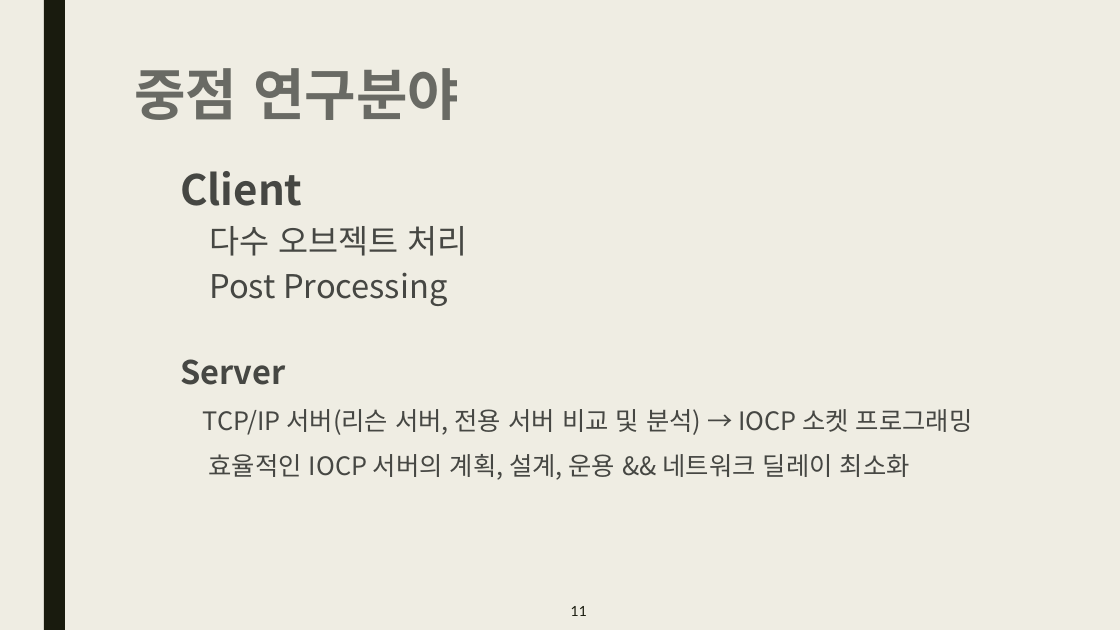
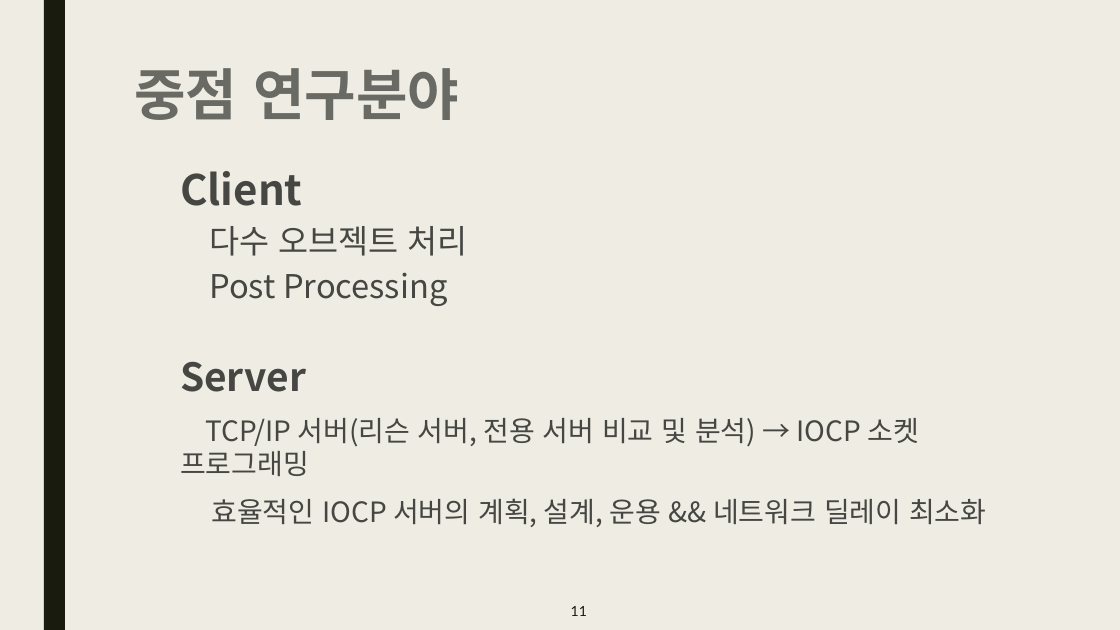
Before and after one commit to Kim2Kang/Documents, a slide deck: slide 11 of 제안서/발표용 제안서/Legend Of Doodle_김나단_김선필_강태규_1.6.0ver.pptx. Drawn at 1120x630 pixels with LibreOffice and Linux fonts; fonts in the diff are those of the drawing; background and template pictures are left out. Boxes give left, top, right and bottom in pixels: in the first picture for what was removed or moved away, otherwise in the second. Text is boxed around its words. In the diff, an @@ line names an element or a change of style, - is before the commit and + after.

Commit message:
제작 기간 계획 업데이트

```diff
--- a/제안서/발표용 제안서/Legend Of Doodle_김나단_김선필_강태규_1.6.0ver.pptx
+++ b/제안서/발표용 제안서/Legend Of Doodle_김나단_김선필_강태규_1.6.0ver.pptx
@@ text "Server" at [180, 361, 986, 527]: size 27.9 to 33.3 pt in "Server"; size 21.7 to 24 pt @@
```
Also in this commit, not shown: 2 other slides changed, 1 slide added.
